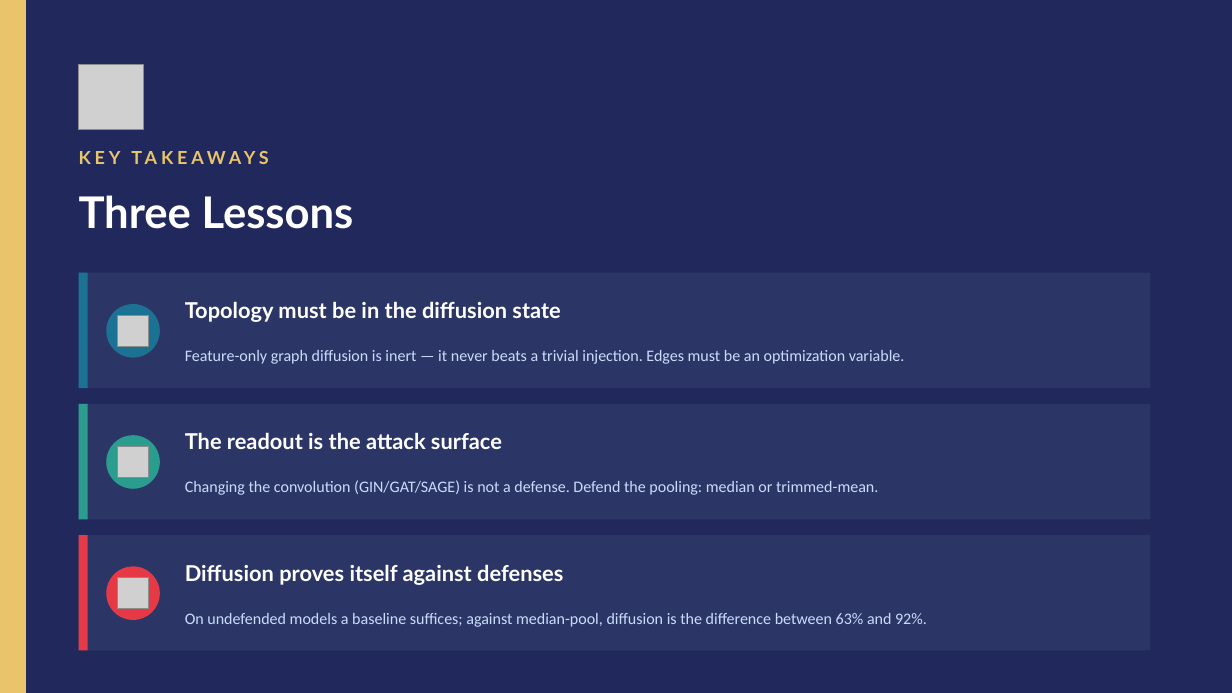
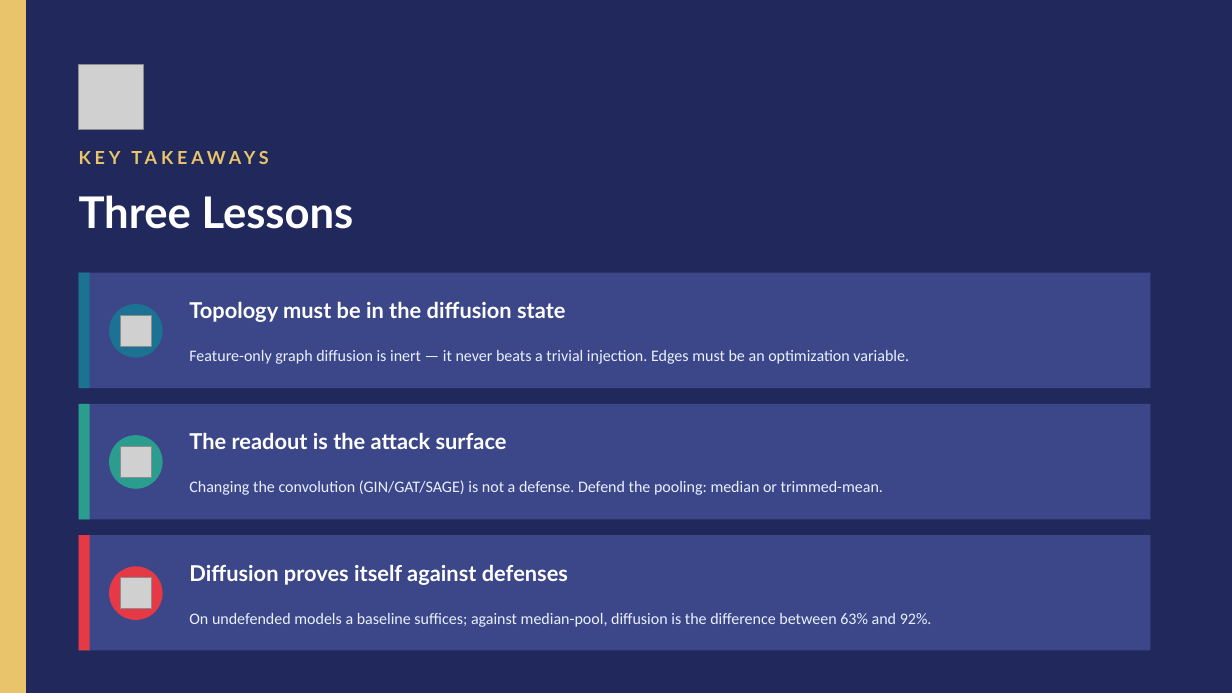
Before and after one commit to 0xKatze/autoresearch-katze, a slide deck: slide 8 of report/N24_diffusion_attack_deck.pptx. Drawn at 1232x693 pixels with LibreOffice and Linux fonts; fonts in the diff are those of the drawing; grey boxes stand for pictures. Boxes give left, top, right and bottom in pixels: in the first picture for what was removed or moved away, otherwise in the second. Text is boxed around its words. In the diff, an @@ line names an element or a change of style, - is before the commit and + after.

```diff
--- a/report/N24_diffusion_attack_deck.pptx
+++ b/report/N24_diffusion_attack_deck.pptx
@@ fill #2C3666 to #3C4789 in 3 elements at <box>79,273,1151,388</box>, <box>79,404,1151,519</box>, <box>79,535,1151,651</box> @@
@@ 3 texts: place and size @@
-3 texts at <box>185,301,563,585</box>
+3 texts at <box>189,301,568,585</box>
@@ text colour #CADCFC to #EAF0FF in 3 elements at <box>189,350,909,364</box>, <box>189,480,883,495</box>, <box>189,613,932,627</box> @@
```
Also in this commit, not shown: 7 other slides changed, 3 other files.
